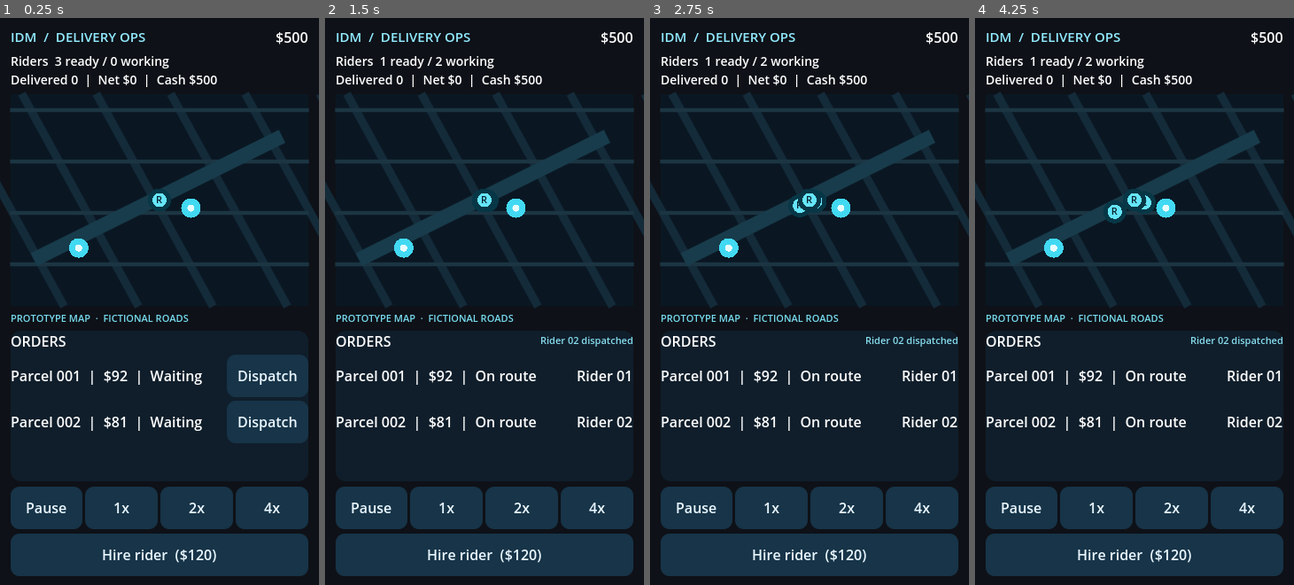
Above: before the commit, frames 1-4 (left to right).
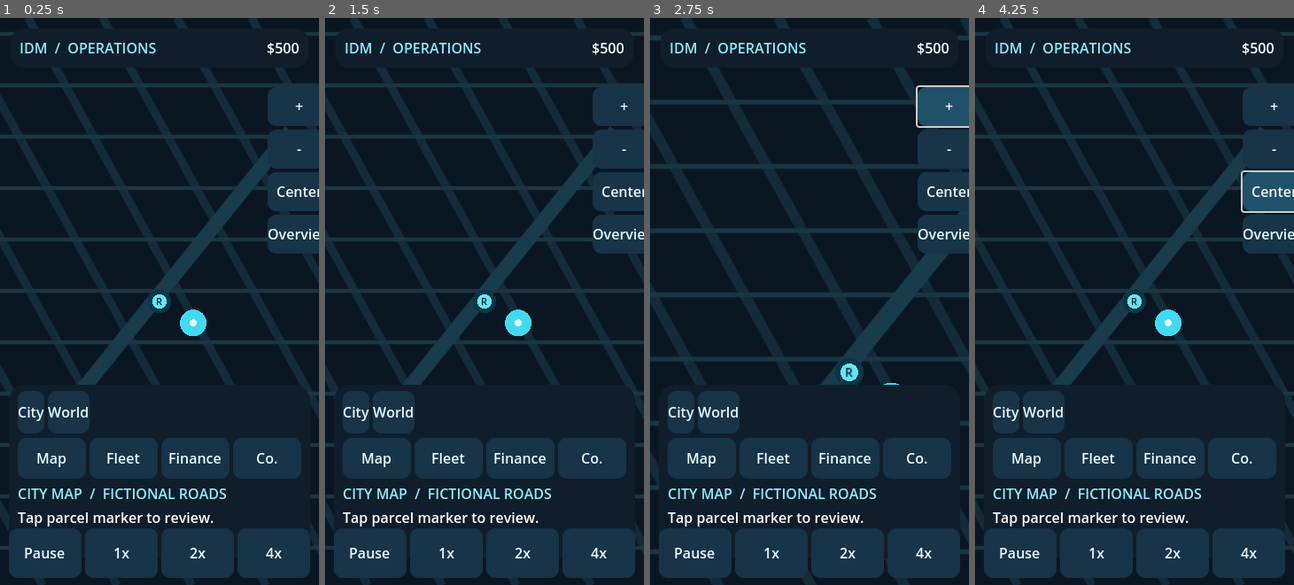
Above: after the commit, the same moments.

Repository: UphyRaop/idle-delivery-manager
Game: Godot game, scene res://scenes/main.tscn
The game is run twice, just before and just after one commit, with the same random seed, the same clock (stepped at 60 frames per second) and the same inputs.
Inputs (mouse positions are in pixels of both pictures, inside the frame that each line leads up to):
- Up to frame 1 (0.25 s): no input
- Up to frame 2 (1.5 s): click (592, 375) at 0.5 s, where only the run before the commit has a clickable "Dispatch"; click (592, 420) at 1.25 s, where only the run before the commit has a clickable "Dispatch"
- Up to frame 3 (2.75 s): click (949, 108) at 2 s, where only the run after the commit has a clickable "+"
- Up to frame 4 (4.25 s): click (1274, 148) at 2.75 s, where only the run after the commit has a clickable "-"; click (1274, 193) at 3.5 s, where only the run after the commit has a clickable "Center"

The runs differ from the first frame. In frame 1, 36% of the frame differs, in the area x 0-100%, y 0-100%; in frame 2, 33%; in frame 3, 33%; in frame 4, 34%.

Commit message:
Implement map-first UI V2

Diff:
--- a/scripts/game.gd
+++ b/scripts/game.gd
@@ -26,6 +26,18 @@
 var cash_label: Label
 var pause_button: Button
 var speed_buttons: Dictionary = {}
+var sheet: PanelContainer
+var sheet_content: VBoxContainer
+var selected_tab := "Map"
+var map_mode := "City"
+var map_zoom := 1.0
+var map_pan := Vector2.ZERO
+var gesture_start := Vector2.ZERO
+var gesture_pan := Vector2.ZERO
+var pinch_distance := 0.0
+var suppress_tap := false
+var zoom_label: Label
+var world_map := false
 
 func _ready() -> void:
 	_load_game()
@@ -51,99 +63,172 @@
 	_refresh_map()
 
 func _build_ui() -> void:
-	var inset := MarginContainer.new()
-	inset.set_anchors_and_offsets_preset(Control.PRESET_FULL_RECT)
-	inset.add_theme_constant_override("margin_left", 12)
-	inset.add_theme_constant_override("margin_right", 12)
-	inset.add_theme_constant_override("margin_top", 10)
-	inset.add_theme_constant_override("margin_bottom", 10)
-	add_child(inset)
-
-	var root := VBoxContainer.new()
-	root.add_theme_constant_override("separation", 6)
-	inset.add_child(root)
-
-	var top := HBoxContainer.new()
-	root.add_child(top)
+	map_view = Control.new()
+	map_view.set_anchors_and_offsets_preset(Control.PRESET_FULL_RECT)
+	map_view.draw.connect(_draw_map)
+	map_view.gui_input.connect(_on_map_input)
+	add_child(map_view)
+
+	var top := PanelContainer.new()
+	top.set_anchors_and_offsets_preset(Control.PRESET_TOP_WIDE)
+	top.offset_left = 12
+	top.offset_top = 12
+	top.offset_right = -12
+	top.offset_bottom = 56
+	top.add_theme_stylebox_override("panel", _panel_style("#101e2b", 14))
+	add_child(top)
+	var top_row := HBoxContainer.new()
+	top.add_child(top_row)
 	var brand := Label.new()
-	brand.text = "IDM  /  DELIVERY OPS"
+	brand.text = "IDM  /  OPERATIONS"
 	brand.size_flags_horizontal = Control.SIZE_EXPAND_FILL
 	brand.add_theme_color_override("font_color", Color("#91eaff"))
-	brand.add_theme_font_size_override("font_size", 15)
-	top.add_child(brand)
+	top_row.add_child(brand)
 	cash_label = Label.new()
 	cash_label.horizontal_alignment = HORIZONTAL_ALIGNMENT_RIGHT
-	top.add_child(cash_label)
-
-	var stats := VBoxContainer.new()
-	stats.add_theme_constant_override("separation", 1)
-	root.add_child(stats)
-	rider_summary = Label.new()
-	rider_summary.add_theme_font_size_override("font_size", 14)
-	stats.add_child(rider_summary)
-	finance_summary = Label.new()
-	finance_summary.add_theme_font_size_override("font_size", 14)
-	stats.add_child(finance_summary)
-
-	map_view = Control.new()
-	map_view.custom_minimum_size = Vector2(0, 150)
-	map_view.size_flags_vertical = Control.SIZE_EXPAND_FILL
-	map_view.draw.connect(_draw_map)
-	root.add_child(map_view)
-
-	var map_label := Label.new()
-	map_label.text = "PROTOTYPE MAP  ·  FICTIONAL ROADS"
-	map_label.add_theme_color_override("font_color", Color("#77dbee"))
-	map_label.add_theme_font_size_override("font_size", 11)
-	root.add_child(map_label)
-
-	var panel := PanelContainer.new()
-	panel.custom_minimum_size.y = 170
-	var style := StyleBoxFlat.new()
-	style.bg_color = Color("#101e2b")
-	style.set_corner_radius_all(12)
-	panel.add_theme_stylebox_override("panel", style)
-	root.add_child(panel)
-	var inner := VBoxContainer.new()
-	inner.add_theme_constant_override("separation", 4)
-	panel.add_child(inner)
-	var header := HBoxContainer.new()
-	inner.add_child(header)
-	var heading := Label.new()
-	heading.text = "ORDERS"
-	heading.size_flags_horizontal = Control.SIZE_EXPAND_FILL
-	header.add_child(heading)
+	top_row.add_child(cash_label)
+
+	var map_controls := VBoxContainer.new()
+	map_controls.set_anchors_and_offsets_preset(Control.PRESET_TOP_RIGHT)
+	map_controls.offset_left = -58
+	map_controls.offset_top = 78
+	map_controls.offset_right = -12
+	map_controls.offset_bottom = 245
+	add_child(map_controls)
+	var zoom_in := _button("+", func(): _zoom_map(1.25))
+	var zoom_out := _button("-", func(): _zoom_map(0.8))
+	var recenter := _button("Center", _recenter_map)
+	var overview := _button("Overview", _toggle_world)
+	for control in [zoom_in, zoom_out, recenter, overview]:
+		control.custom_minimum_size = Vector2(46, 44)
+		map_controls.add_child(control)
+
+	sheet = PanelContainer.new()
+	sheet.set_anchors_and_offsets_preset(Control.PRESET_BOTTOM_WIDE)
+	sheet.offset_left = 10
+	sheet.offset_right = -10
+	sheet.offset_top = -226
+	sheet.offset_bottom = -72
+	sheet.add_theme_stylebox_override("panel", _panel_style("#101e2b", 18))
+	add_child(sheet)
+	sheet_content = VBoxContainer.new()
+	sheet_content.add_theme_constant_override("separation", 5)
+	sheet.add_child(sheet_content)
+
+	var subtabs := HBoxContainer.new()
+	sheet_content.add_child(subtabs)
+	for name in ["City", "World"]:
+		subtabs.add_child(_button(name, func(): _set_subtab(name)))
+	var nav := HBoxContainer.new()
+	sheet_content.add_child(nav)
+	for name in ["Map", "Fleet", "Finance", "Co."]:
+		var button := _button(name, func(): _set_tab(name))
+		button.size_flags_horizontal = Control.SIZE_EXPAND_FILL
+		button.custom_minimum_size.y = 46
+		nav.add_child(button)
+
+	order_list = VBoxContainer.new()
+	order_list.size_flags_vertical = Control.SIZE_EXPAND_FILL
+	sheet_content.add_child(order_list)
 	status_label = Label.new()
 	status_label.add_theme_color_override("font_color", Color("#87deef"))
-	status_label.add_theme_font_size_override("font_size", 11)
-	header.add_child(status_label)
-
-	var scroll := ScrollContainer.new()
-	scroll.size_flags_vertical = Control.SIZE_EXPAND_FILL
-	scroll.horizontal_scroll_mode = ScrollContainer.SCROLL_MODE_DISABLED
-	inner.add_child(scroll)
-	order_list = VBoxContainer.new()
-	order_list.size_flags_horizontal = Control.SIZE_EXPAND_FILL
-	scroll.add_child(order_list)
-
-	var actions := VBoxContainer.new()
-	actions.add_theme_constant_override("separation", 5)
-	root.add_child(actions)
-	var controls := HBoxContainer.new()
-	controls.add_theme_constant_override("separation", 3)
-	actions.add_child(controls)
+	sheet_content.add_child(status_label)
+
+	var actions := HBoxContainer.new()
+	actions.add_theme_constant_override("separation", 4)
+	add_child(actions)
+	actions.set_anchors_and_offsets_preset(Control.PRESET_BOTTOM_WIDE)
+	actions.offset_left = 10
+	actions.offset_right = -10
+	actions.offset_top = -64
+	actions.offset_bottom = -8
 	pause_button = _button("Pause", _toggle_pause)
 	pause_button.size_flags_horizontal = Control.SIZE_EXPAND_FILL
-	controls.add_child(pause_button)
+	actions.add_child(pause_button)
 	for multiplier in [1, 2, 4]:
 		var factor: int = multiplier
 		var button := _button(str(factor) + "x", func(): _set_speed(factor))
 		button.size_flags_horizontal = Control.SIZE_EXPAND_FILL
-		button.custom_minimum_size.x = 0
-		controls.add_child(button)
-	var hire := _button("Hire rider  ($120)", _hire_rider)
-	hire.size_flags_horizontal = Control.SIZE_EXPAND_FILL
-	actions.add_child(hire)
+		actions.add_child(button)
+
+func _panel_style(color: String, radius: int) -> StyleBoxFlat:
+	var style := StyleBoxFlat.new()
+	style.bg_color = Color(color)
+	style.set_corner_radius_all(radius)
+	style.content_margin_left = 10
+	style.content_margin_right = 10
+	style.content_margin_top = 7
+	style.content_margin_bottom = 7
+	return style
+
+func _zoom_map(factor: float) -> void:
+	map_zoom = clampf(map_zoom * factor, 0.65, 2.5)
+	map_view.queue_redraw()
+
+func _recenter_map() -> void:
+	map_pan = Vector2.ZERO
+	map_zoom = 1.0
+	map_view.queue_redraw()
+
+func _toggle_world() -> void:
+	world_map = not world_map
+	map_zoom = 0.7 if world_map else 1.0
+	map_pan = Vector2.ZERO
+	status_label.text = "World overview" if world_map else "City map"
+
+func _set_subtab(name: String) -> void:
+	map_mode = name
+	world_map = name == "World"
+	map_view.queue_redraw()
+	status_label.text = name + " map"
+
+func _set_tab(name: String) -> void:
+	selected_tab = name
+	_refresh()
+
+func _on_map_input(event: InputEvent) -> void:
+	if event is InputEventScreenTouch:
+		if event.pressed:
+			gesture_start = event.position
+			gesture_pan = map_pan
+			suppress_tap = false
+		elif not suppress_tap:
+			_select_marker(event.position)
+	elif event is InputEventScreenDrag:
+		if event.position.distance_to(gesture_start) > 8:
+			suppress_tap = true
+		map_pan = gesture_pan + event.position - gesture_start
+		map_view.queue_redraw()
+	elif event is InputEventMagnifyGesture:
+		_zoom_map(event.factor)
+	elif event is InputEventMouseButton:
+		if event.button_index == MOUSE_BUTTON_LEFT and event.double_click:
+			_zoom_map(1.4)
+		elif event.button_index == MOUSE_BUTTON_WHEEL_UP and event.pressed:
+			_zoom_map(1.15)
+		elif event.button_index == MOUSE_BUTTON_WHEEL_DOWN and event.pressed:
+			_zoom_map(0.87)
+		elif event.button_index == MOUSE_BUTTON_LEFT:
+			if event.pressed:
+				gesture_start = event.position
+				gesture_pan = map_pan
+				suppress_tap = false
+			elif not suppress_tap:
+				_select_marker(event.position)
+	elif event is InputEventMouseMotion and Input.is_mouse_button_pressed(MOUSE_BUTTON_LEFT):
+		if event.position.distance_to(gesture_start) > 8:
+			suppress_tap = true
+		map_pan = gesture_pan + event.position - gesture_start
+		map_view.queue_redraw()
+
+func _select_marker(point: Vector2) -> void:
+	for order in orders:
+		if order["status"] == "Waiting":
+			var destination: Vector2 = order["destination"] * map_view.size * map_zoom + map_pan
+			if point.distance_to(destination) < 30:
+				selected_order = order["id"]
+				_refresh()
+				return
 
 func _button(label: String, callback: Callable) -> Button:
 	var button := Button.new()
@@ -253,29 +338,49 @@
 	if not is_instance_valid(order_list):
 		return
 	cash_label.text = "$%0.0f" % cash
-	rider_summary.text = "Riders  %d ready / %d working" % [_ready_count(), riders.size() - _ready_count()]
-	finance_summary.text = "Delivered %d  |  Net $%0.0f  |  Cash $%0.0f" % [delivered, revenue_total - cost_total, cash]
 	for child in order_list.get_children():
 		child.queue_free()
-	for order in orders:
-		if order["status"] == "Delivered":
-			continue
-		var row := HBoxContainer.new()
-		row.custom_minimum_size.y = 48
-		order_list.add_child(row)
-		var details := Label.new()
-		details.size_flags_horizontal = Control.SIZE_EXPAND_FILL
-		details.text = "Parcel %03d  |  $%d  |  %s" % [order["id"], order["payout"], order["status"]]
-		details.clip_text = true
-		row.add_child(details)
-		if order["status"] == "Waiting":
-			var dispatch := _button("Dispatch", func(): _dispatch(order["id"]))
-			dispatch.custom_minimum_size = Vector2(92, 44)
-			row.add_child(dispatch)
-		else:
-			var rider_label := Label.new()
-			rider_label.text = "Rider %02d" % order["rider"]
-			row.add_child(rider_label)
+	match selected_tab:
+		"Map":
+			var heading := Label.new()
+			heading.text = "CITY MAP  /  FICTIONAL ROADS"
+			heading.add_theme_color_override("font_color", Color("#91eaff"))
+			order_list.add_child(heading)
+			var selected := _find_order(selected_order)
+			if not selected.is_empty() and selected["status"] == "Waiting":
+				var detail := Label.new()
+				detail.text = "Parcel %03d   ·   $%d delivery payout" % [selected["id"], selected["payout"]]
+				order_list.add_child(detail)
+				var dispatch := _button("Dispatch rider", func(): _dispatch(selected["id"]))
+				dispatch.custom_minimum_size.y = 46
+				order_list.add_child(dispatch)
+			else:
+				var hint := Label.new()
+				hint.text = "Tap parcel marker to review."
+				order_list.add_child(hint)
+		"Fleet":
+			var label := Label.new()
+			label.text = "FLEET  ·  %d riders ready" % _ready_count()
+			order_list.add_child(label)
+			var hire := _button("Hire rider  ($120)", _hire_rider)
+			hire.custom_minimum_size.y = 46
+			order_list.add_child(hire)
+		"Finance":
+			var label := Label.new()
+			label.text = "FINANCE OVERVIEW"
+			order_list.add_child(label)
+			var figures := Label.new()
+			figures.text = "Cash $%0.0f  ·  Revenue $%0.0f  ·  Costs $%0.0f  ·  Delivered %d" % [cash, revenue_total, cost_total, delivered]
+			order_list.add_child(figures)
+		"Company":
+			var label := Label.new()
+			label.text = "OPERATIONS  ·  Phase 1"
+			order_list.add_child(label)
+			var summary := Label.new()
+			summary.text = "%d active riders  ·  %d deliveries completed" % [riders.size(), delivered]
+			order_list.add_child(summary)
+	rider_summary = null
+	finance_summary = null
 	if is_instance_valid(map_view):
 		map_view.queue_redraw()
 
@@ -296,14 +401,17 @@
 	if size.x <= 0 or size.y <= 0:
 		return
 	map_view.draw_rect(Rect2(Vector2.ZERO, size), Color("#0a1723"))
+	map_view.draw_set_transform(map_pan, 0.0, Vector2(map_zoom, map_zoom))
 	for x in range(-int(size.y), int(size.x) + 100, 84):
 		map_view.draw_line(Vector2(x, 0), Vector2(x + int(size.y * 0.55), size.y), Color("#142b3a"), 8.0, true)
 	for y in range(18, int(size.y), 58):
 		map_view.draw_line(Vector2(0, y), Vector2(size.x, y), Color("#1c3543"), 3.0, true)
 	map_view.draw_line(Vector2(size.x * 0.08, size.y * 0.78), Vector2(size.x * 0.91, size.y * 0.2), Color("#183c4b"), 15.0, true)
 	for order in orders:
+		if order["status"] == "Delivered":
+			continue
 		var point: Vector2 = order["destination"] * size
-		map_view.draw_circle(point, 11, Color("#42d9f3"))
+		map_view.draw_circle(point, 15, Color("#42d9f3"))
 		map_view.draw_circle(point, 4, Color("#e6fcff"))
 	for rider in riders:
 		var position: Vector2 = rider["position"]
@@ -318,6 +426,7 @@
 		map_view.draw_circle(point, 13, Color("#073746"))
 		map_view.draw_circle(point, 8, Color("#65e5fa"))
 		map_view.draw_string(ThemeDB.fallback_font, point + Vector2(-4, 4), "R", HORIZONTAL_ALIGNMENT_LEFT, -1, 11, Color("#06202a"))
+	map_view.draw_set_transform(Vector2.ZERO, 0.0, Vector2.ONE)
 
 func _save_game() -> void:
 	var file := FileAccess.open(SAVE_PATH, FileAccess.WRITE)
